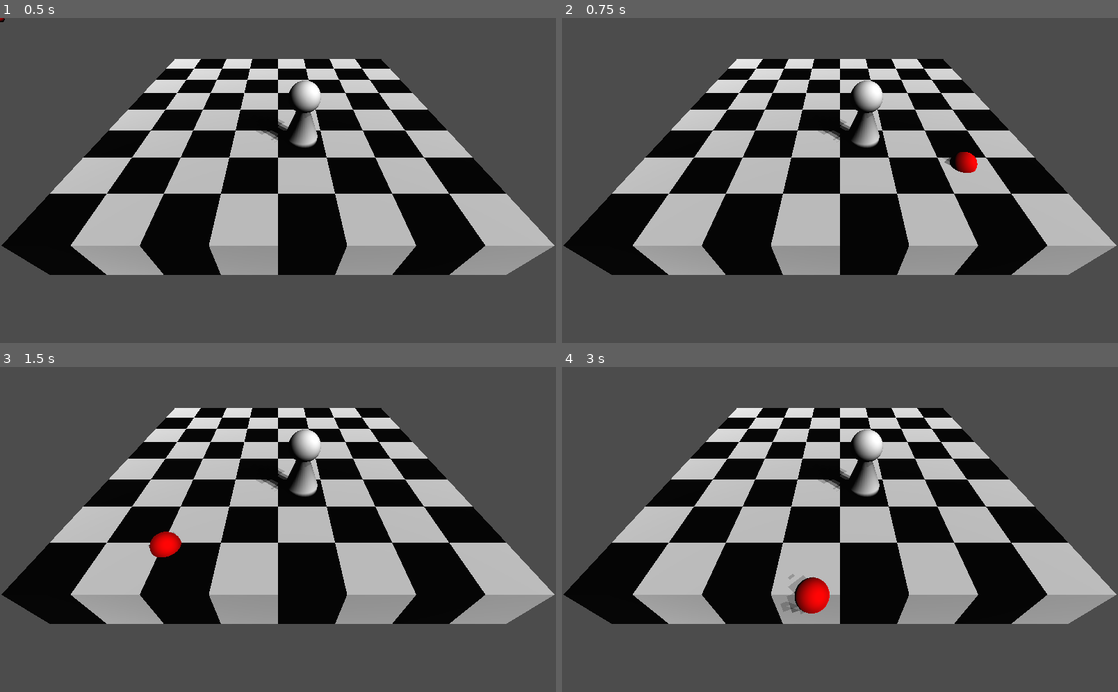
Above: before the commit, frames 1-4 (two rows, left to right).
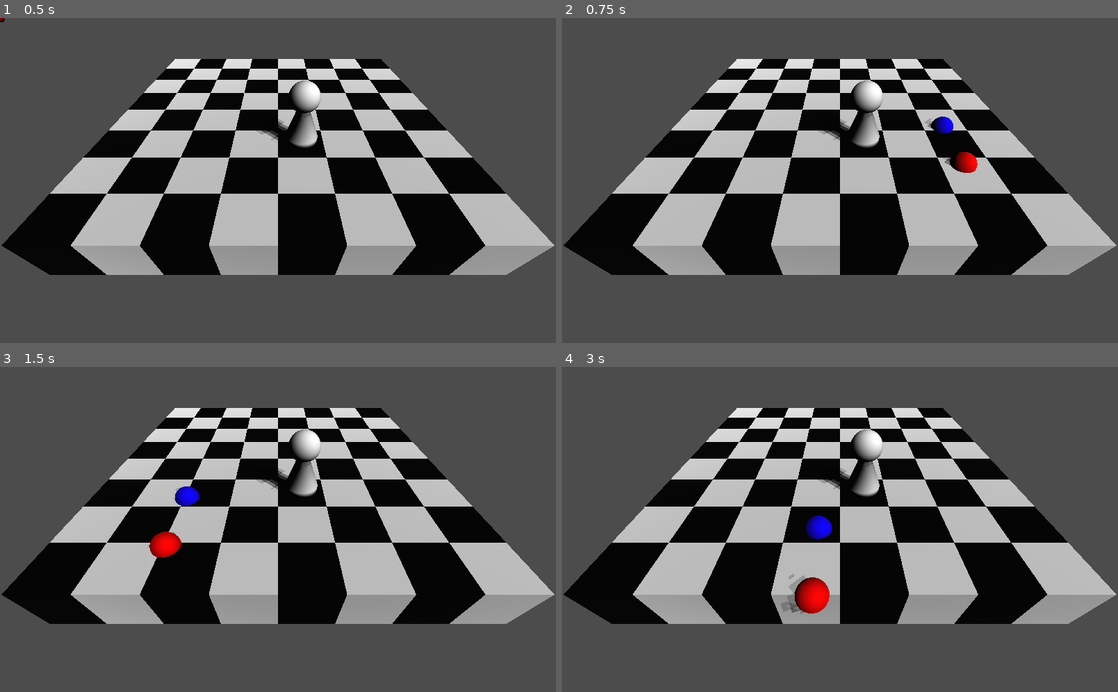
Above: after the commit, the same moments.

Repository: AlexanderWingard/board_game
Game: Godot game, scene res://Main.tscn
Same seed, same stepped clock (60 frames per second), same inputs: the game is played once before the commit and once after it.
Inputs (mouse positions are in pixels of both pictures, inside the frame that each line leads up to):
- Up to frame 1 (0.5 s): no input
- Up to frame 2 (0.75 s): tap Enter at 0.5 s; move the mouse to (962, 164) at 0.52 s; click (962, 164) at 0.67 s
- Up to frame 3 (1.5 s): tap Space at 1.25 s; move the mouse to (166, 545) at 1.27 s; click (166, 545) at 1.42 s
- Up to frame 4 (3 s): tap Enter at 2 s; move the mouse to (895, 458) at 2.02 s; click (895, 458) at 2.17 s; tap Space at 2.75 s; move the mouse to (812, 594) at 2.77 s; click (812, 594) at 2.92 s

Frame 1 is identical in both runs. In frame 2, 0.2% of the frame differs, in the area x 65-71%, y 30-36%; in frame 3, 0.2%; in frame 4, 0.3%, in the area x 43-49%, y 45-53%.

Commit message:
Offset solution

Diff:
--- a/Input.gd
+++ b/Input.gd
@@ -6,12 +6,23 @@
 	var from = $"../Camera".project_ray_origin(mouse_pos)
 	var to = from + $"../Camera".project_ray_normal(mouse_pos) * 1000
 	var cursor_pos = ground_plane.intersects_ray(from, to)
-	if cursor_pos != null:
-		$"../Cursor".global_transform.origin = cursor_pos
-		if grabbed:
-			$"../Pawn".global_translation = cursor_pos
+	if grabbed:
+		$"../Pawn".global_translation = $"../Cursor/Grab".global_translation
+
+	if not cursor_pos:
+		return
+	$"../Cursor".global_transform.origin = cursor_pos
 
 var grabbed = false
+func _input(event):
+	if event is InputEventMouseButton and event.button_index == BUTTON_LEFT:
+		if not event.pressed:
+			grabbed = false
+			Input.mouse_mode = Input.MOUSE_MODE_VISIBLE
+
 func _on_Area_input_event(camera, event, position, normal, shape_idx):
 	if event is InputEventMouseButton:
 		grabbed = event.pressed
+		if event.pressed:
+			var grab_point = $"../Pawn".global_transform.origin
+			$"../Cursor/Grab".global_transform.origin = grab_point
--- a/Main.tscn
+++ b/Main.tscn
@@ -13,6 +13,9 @@
 
 [sub_resource type="SpatialMaterial" id=3]
 albedo_color = Color( 1, 0, 0, 1 )
+
+[sub_resource type="SpatialMaterial" id=4]
+albedo_color = Color( 0.054902, 0, 1, 1 )
 
 [node name="Main" type="Spatial"]
 script = ExtResource( 1 )
@@ -40,4 +43,10 @@
 mesh = SubResource( 2 )
 material/0 = SubResource( 3 )
 
+[node name="Grab" type="MeshInstance" parent="Cursor"]
+transform = Transform( 1, 0, 0, 0, 1, 0, 0, 0, 1, 0, 0, -1.35331 )
+mesh = SubResource( 2 )
+skeleton = NodePath("../..")
+material/0 = SubResource( 4 )
+
 [connection signal="input_event" from="Pawn/Area" to="Input" method="_on_Area_input_event"]
Not shown: 1 places in Main.tscn that only renumber resources
